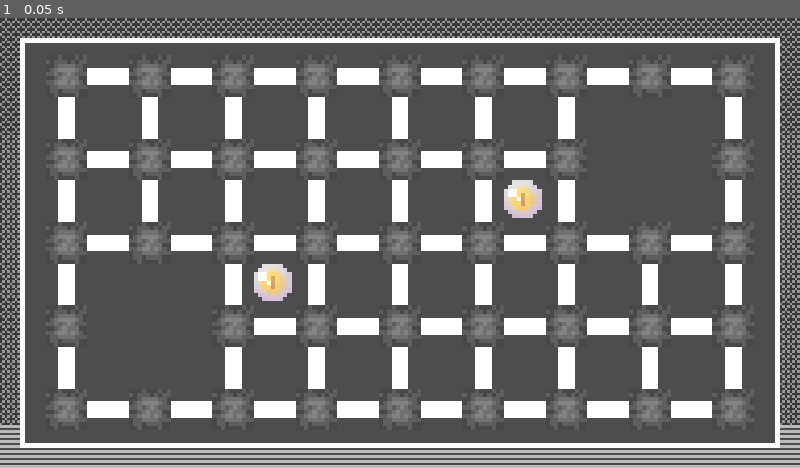
Above: before the commit, frame 1.
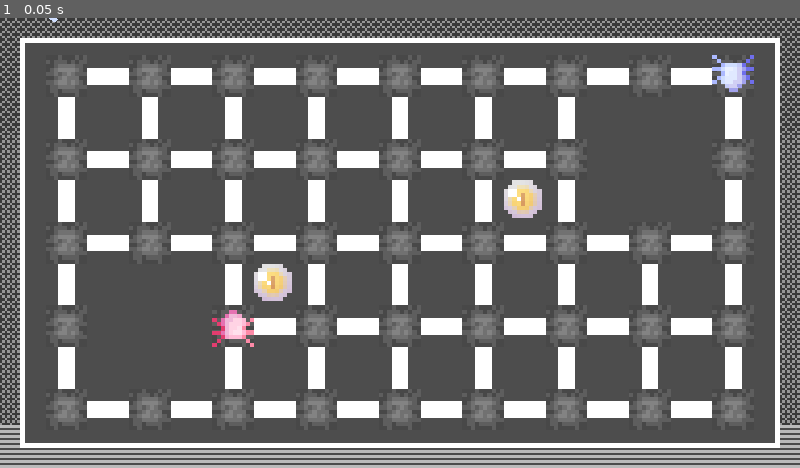
Above: after the commit, the same moment.

Repository: r8114wjbn9118/Hello-Godot-Game-Jam-1
Game: Godot game, scene res://scene/level/1.tscn
The game is run twice, just before and just after one commit, with the same random seed, the same clock (stepped at 60 frames per second) and the same inputs. This scene is started directly instead of the project's main scene. The engine's default icon, where the game draws it, is replaced by a stand-in: a white triangle on a blue panel in a dark square.
Inputs:
- Up to frame 1 (0.05 s): no input

The runs differ from the first frame. In frame 1, 0.5% of the frame differs, in the area x 6-95%, y 0-74%.
Error before the commit: Invalid access to property or key 'move_finish_signal' on a base object of type 'null instance'. (res://Map/wormManager.gd:34)

Commit message:
@export worm

Diff:
--- a/Map/Map.tscn
+++ b/Map/Map.tscn
@@ -41,19 +41,21 @@
 tile_set = ExtResource("2_035eu")
 script = ExtResource("2_h8emp")
 
-[node name="Worm" type="Node2D" parent="."]
+[node name="Worm" type="Node2D" parent="." node_paths=PackedStringArray("main_worm", "sub_worm")]
 unique_name_in_owner = true
 script = ExtResource("4_5oq82")
+main_worm = NodePath("MainWorm")
+sub_worm = NodePath("SubWorm")
 
 [node name="MainWorm" parent="Worm" instance=ExtResource("9_tj3aa")]
 unique_name_in_owner = true
 position = Vector2(80, 470)
-move_time = null
+move_time = 0.5
 
 [node name="SubWorm" parent="Worm" instance=ExtResource("9_tj3aa")]
 unique_name_in_owner = true
 position = Vector2(880, 70)
-move_time = null
+move_time = 0.5
 
 [node name="Foreground" parent="." instance=ExtResource("9_gth0d")]
 unique_name_in_owner = true
--- a/Map/wormManager.gd
+++ b/Map/wormManager.gd
@@ -7,8 +7,8 @@
 @onready var point_manager = %Point
 @onready var h_edge_manager = %HEdge
 @onready var v_edge_manager = %VEdge
-@onready var main_worm := %MainWorm
-@onready var sub_worm := %SubWorm
+@export var main_worm:Worm
+@export var sub_worm:Worm
 
 enum ACTION {
 	WAIT,
--- a/MapItems/WormTail/body/WormBody.tscn
+++ b/MapItems/WormTail/body/WormBody.tscn
@@ -20,7 +20,6 @@
 
 [node name="WormBody" type="Node2D" groups=["Worm"]]
 script = ExtResource("1_aav5k")
-move_time = null
 
 [node name="Node" type="Node" parent="."]
 
--- a/scene/level/1.tscn
+++ b/scene/level/1.tscn
@@ -7,7 +7,7 @@
 [ext_resource type="Script" path="res://Map/pointManager.gd" id="5_82k7m"]
 [ext_resource type="Script" path="res://Map/eyeManager.gd" id="6_gtbhw"]
 [ext_resource type="Script" path="res://Map/wormManager.gd" id="7_gix1s"]
-[ext_resource type="PackedScene" uid="uid://rjwfydc7rh45" path="res://MapItems/Worm.tscn" id="8_c6ubh"]
+[ext_resource type="PackedScene" uid="uid://3wu8fxil0bju" path="res://MapItems/WormTail/body/WormBody.tscn" id="8_3nj1v"]
 [ext_resource type="PackedScene" uid="uid://ckbpjay4esc8r" path="res://MapItems/Foreground.tscn" id="9_cvpyr"]
 
 [node name="Map" type="Node2D"]
@@ -41,22 +41,20 @@
 tile_set = ExtResource("2_6txq8")
 script = ExtResource("6_gtbhw")
 
-[node name="Worm" type="Node2D" parent="."]
+[node name="Worm" type="Node2D" parent="." node_paths=PackedStringArray("main_worm", "sub_worm")]
 unique_name_in_owner = true
 script = ExtResource("7_gix1s")
+main_worm = NodePath("WormBody")
+sub_worm = NodePath("WormBody2")
 
-[node name="MainWorm" parent="Worm" instance=ExtResource("8_c6ubh")]
-unique_name_in_owner = true
-position = Vector2(80, 470)
+[node name="WormBody" parent="Worm" instance=ExtResource("8_3nj1v")]
+position = Vector2(280, 370)
 rotation = 3.14159
-scale = Vector2(5, 5)
+move_time = 0.5
 
-[node name="SubWorm" parent="Worm" instance=ExtResource("8_c6ubh")]
-unique_name_in_owner = true
+[node name="WormBody2" parent="Worm" instance=ExtResource("8_3nj1v")]
 position = Vector2(880, 70)
-rotation = 6.28318
-scale = Vector2(5, 5)
-animation = &"sub"
+move_time = 0.5
 
 [node name="Foreground" parent="." instance=ExtResource("9_cvpyr")]
 unique_name_in_owner = true
